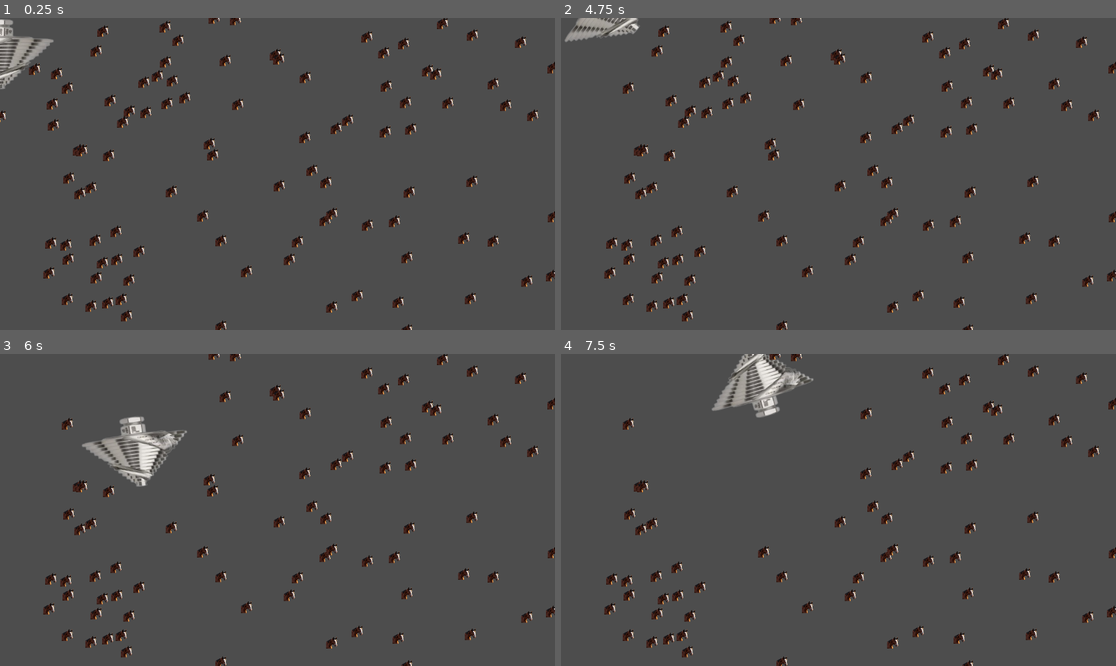
Above: before the commit, frames 1-4 (two rows, left to right).
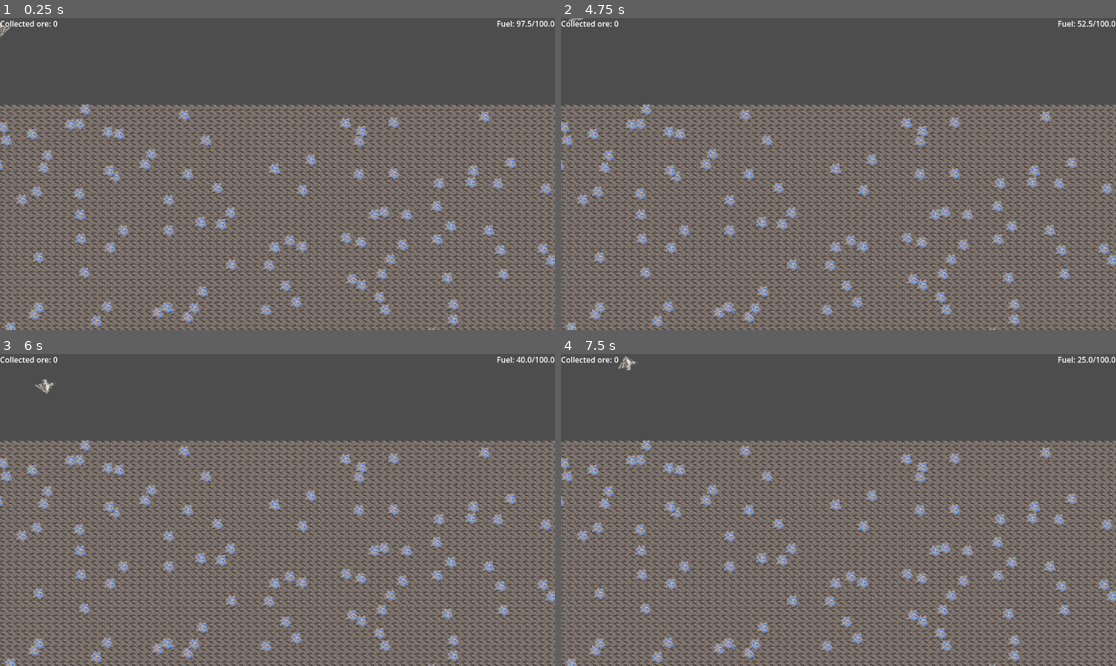
Above: after the commit, the same moments.

Repository: jidosc/impossible-drill
Game: Godot game, scene res://Game.tscn
Two runs of this game, one before a commit and one after it. Both use one fixed random seed, a clock stepped at 60 frames per second and the inputs below.
Inputs:
- Up to frame 1 (0.25 s): no input
- Up to frame 2 (4.75 s): tap Enter (ui_accept) at 0.5, 0.77, 1.25, 1.52, 2, 2.75, 3.02, 3.5, 3.77, 4.25, 4.52 s; hold Right (ui_right) 0.53-2.03 s; hold Left (ui_left) 2.03-2.78 s; hold Right (ui_right) 2.78-4.28 s; hold Left (ui_left) from 4.28 s (still down)
- Up to frame 3 (6 s): release Left (ui_left) at 5.03 s; hold Right (ui_right) 5.03-5.78 s; hold Left (ui_left) from 5.78 s (still down)
- Up to frame 4 (7.5 s): tap Enter (ui_accept) at 6.02, 6.77 s; release Left (ui_left) at 7.28 s; hold Right (ui_right) from 7.28 s (still down)

The runs differ from the first frame. In frame 1, 60% of the frame differs, in the area x 0-100%, y 0-100%; in frame 2, 60%; in frame 3, 59%; in frame 4, 60%.

Commit message:
better textures

Diff:
--- a/Game.tscn
+++ b/Game.tscn
@@ -1,11 +1,55 @@
 [gd_scene format=3 uid="uid://ckj2k83m765y0"]
 
-[ext_resource type="PackedScene" path="res://drill_player.tscn" id="1_wbfu4"]
+[ext_resource type="PackedScene" uid="uid://cf1yku550h3qp" path="res://drill_player.tscn" id="1_wbfu4"]
 [ext_resource type="Script" uid="uid://bylgnw6fykted" path="res://map_manager.gd" id="1_xkndl"]
+[ext_resource type="Texture2D" uid="uid://b4oyctppr1g8r" path="res://ground.png" id="3_sb48q"]
+[ext_resource type="Script" uid="uid://cbpt2rql6xa37" path="res://ui.gd" id="3_u44n3"]
 
 [node name="Game" type="Node2D" unique_id=803279900]
 
-[node name="MapManager" type="Node2D" parent="." unique_id=1397447767]
+[node name="MapManager" type="Node2D" parent="." unique_id=1397447767 node_paths=PackedStringArray("ui")]
 script = ExtResource("1_xkndl")
+ui = NodePath("../Control")
 
-[node name="DrillPlayer" parent="MapManager" unique_id=2080515335 instance=ExtResource("1_wbfu4")]
+[node name="DrillPlayer" parent="MapManager" unique_id=2080515335 node_paths=PackedStringArray("ui") instance=ExtResource("1_wbfu4")]
+ui = NodePath("../../Control")
+
+[node name="Background" type="Sprite2D" parent="MapManager" unique_id=1675492179]
+z_index = -1
+texture_repeat = 2
+position = Vector2(-21, 180)
+texture = ExtResource("3_sb48q")
+centered = false
+region_enabled = true
+region_rect = Rect2(0, 0, 1200, 500)
+
+[node name="StartPoint" type="Node2D" parent="MapManager" unique_id=259385086]
+position = Vector2(567, 144)
+
+[node name="Control" type="Control" parent="." unique_id=1506751124]
+layout_mode = 3
+anchors_preset = 15
+anchor_right = 1.0
+anchor_bottom = 1.0
+grow_horizontal = 2
+grow_vertical = 2
+size_flags_horizontal = 3
+size_flags_vertical = 3
+script = ExtResource("3_u44n3")
+
+[node name="LabelOre" type="Label" parent="Control" unique_id=1720866355]
+layout_mode = 0
+offset_right = 40.0
+offset_bottom = 23.0
+text = "Collected ore: 0"
+
+[node name="LabelFuel" type="Label" parent="Control" unique_id=1245655050]
+layout_mode = 1
+anchors_preset = 1
+anchor_left = 1.0
+anchor_right = 1.0
+offset_left = 1050.0
+offset_right = 1152.0
+offset_bottom = 23.0
+grow_horizontal = 0
+text = "Fuel: 100 / 100"
--- a/drill_player.gd
+++ b/drill_player.gd
@@ -1,30 +1,47 @@
 class_name Player extends CharacterBody2D
 
+@export var ui: UI
+var manager: MapManager
 
-const SPEED = 300.0
+const SPEED = 100.0
 const JUMP_VELOCITY = -400.0
-const MAX_SPEED = 400
+const MAX_SPEED = 150
 var turn_rate = 0.05
+
+var active = true
+
+const MAX_FUEL = 100
+var current_fuel = MAX_FUEL
+var fuel_drain_rate = 10
 
 
 func _physics_process(delta: float) -> void:
 	# Handle jump.
+	if not active:
+		return
+
 	if Input.is_action_just_pressed("ui_accept") and is_on_floor():
 		velocity.y = JUMP_VELOCITY
-
-	# Get the input direction and handle the movement/deceleration.
-	# As good practice, you should replace UI actions with custom gameplay actions.
 	var direction := Input.get_axis("ui_left", "ui_right")
 	if direction:
 		rotate(direction * turn_rate)
 	else:
 		velocity.x = move_toward(velocity.x, 0, SPEED)
-
 	velocity = Vector2.DOWN.rotated(rotation) * SPEED
-
-
 	move_and_slide()
 
+	current_fuel -= delta * fuel_drain_rate
+	if current_fuel <= 0:
+		end_travel()
+	ui.update_fuel(current_fuel, MAX_FUEL)
+
+func start_travel():
+	pass
+
+func end_travel():
+	active = false
+	if manager != null:
+		manager.reset_drill(self)
 
 func _on_timer_timeout() -> void:
 	$DrillSprite.scale.x = -$DrillSprite.scale.x
--- a/drill_player.tscn
+++ b/drill_player.tscn
@@ -7,6 +7,7 @@
 points = PackedVector2Array(0, 76, 119, -33, -115, -33)
 
 [node name="DrillPlayer" type="CharacterBody2D" unique_id=2080515335]
+scale = Vector2(0.2, 0.2)
 script = ExtResource("1_1gavp")
 
 [node name="CollisionShape2D" type="CollisionShape2D" parent="." unique_id=842603699]
--- a/map_manager.gd
+++ b/map_manager.gd
@@ -1,19 +1,24 @@
 class_name MapManager extends Node2D
 
+@export var ui: UI
 var packed_ore: PackedScene = preload("res://ore.tscn")
 var collected_ore: int = 0
 
 func _ready() -> void:
 	distribute_ore(100)
+	$DrillPlayer.manager = self
+
+func reset_drill(drill: Player):
+	drill.position = $StartPoint.position
 
 func distribute_ore(amount: int):
 	if not amount is int:
 		return Error.ERR_INVALID_PARAMETER
 	for i in range(amount):
-		var window_size = get_viewport().get_visible_rect().size
-		var random_pos: Vector2 = Vector2(randi_range(0, window_size.x), randi_range(0, window_size.y))
+		var g_rect: Rect2 = $Background.get_rect()
+		print(g_rect)
+		var random_pos: Vector2 = Vector2(randi_range($Background.position.x, $Background.position.x + g_rect.size.x), randi_range($Background.position.y, $Background.position.y + g_rect.size.y))
 		add_ore(random_pos)
-
 
 func add_ore(at_pos: Vector2):
 	var new_ore: Ore = packed_ore.instantiate()
@@ -24,3 +29,4 @@
 func collect_ore(ore: Ore):
 	ore.call_deferred("queue_free")
 	collected_ore += 1
+	ui.update_ore(collected_ore)
--- a/ore.tscn
+++ b/ore.tscn
@@ -1,7 +1,7 @@
 [gd_scene format=3 uid="uid://b86oi0qib73s7"]
 
-[ext_resource type="Texture2D" uid="uid://cqlegclx3vreq" path="res://head.png" id="1_52qyt"]
 [ext_resource type="Script" uid="uid://bxxmpifq0nmfw" path="res://ore.gd" id="1_r2ayp"]
+[ext_resource type="Texture2D" uid="uid://buicwkmd1b6vp" path="res://ore.png" id="2_r2ayp"]
 
 [sub_resource type="CircleShape2D" id="CircleShape2D_r2ayp"]
 radius = 7.071068
@@ -12,8 +12,8 @@
 [node name="Area2D" type="Area2D" parent="." unique_id=849799211]
 
 [node name="Sprite2D" type="Sprite2D" parent="Area2D" unique_id=1402644702]
-scale = Vector2(0.05, 0.05)
-texture = ExtResource("1_52qyt")
+scale = Vector2(1.5, 1.5)
+texture = ExtResource("2_r2ayp")
 
 [node name="CollisionShape2D" type="CollisionShape2D" parent="Area2D" unique_id=327145302]
 shape = SubResource("CircleShape2D_r2ayp")
--- a/project.godot
+++ b/project.godot
@@ -21,4 +21,5 @@
 
 [rendering]
 
+textures/canvas_textures/default_texture_filter=0
 rendering_device/driver.windows="d3d12"
--- /dev/null
+++ b/ui.gd
@@ -0,0 +1,7 @@
+class_name UI extends Control
+
+func update_fuel(current, max):
+	$LabelFuel.text = "Fuel: %.1f/%.1f" % [current, max]
+
+func update_ore(current):
+	$LabelOre.text = "Ore: %d" % [current]
Binary file added: Image(4).png
Not shown, added: Image(4).png.import
Not shown: 1 places in drill_player.tscn that only renumber resources
Binary file added: ground.png
Not shown, added: ground.png.import
Binary file added: ore.png
Not shown, added: ore.png.import
Not shown, added: ui.gd.uid
